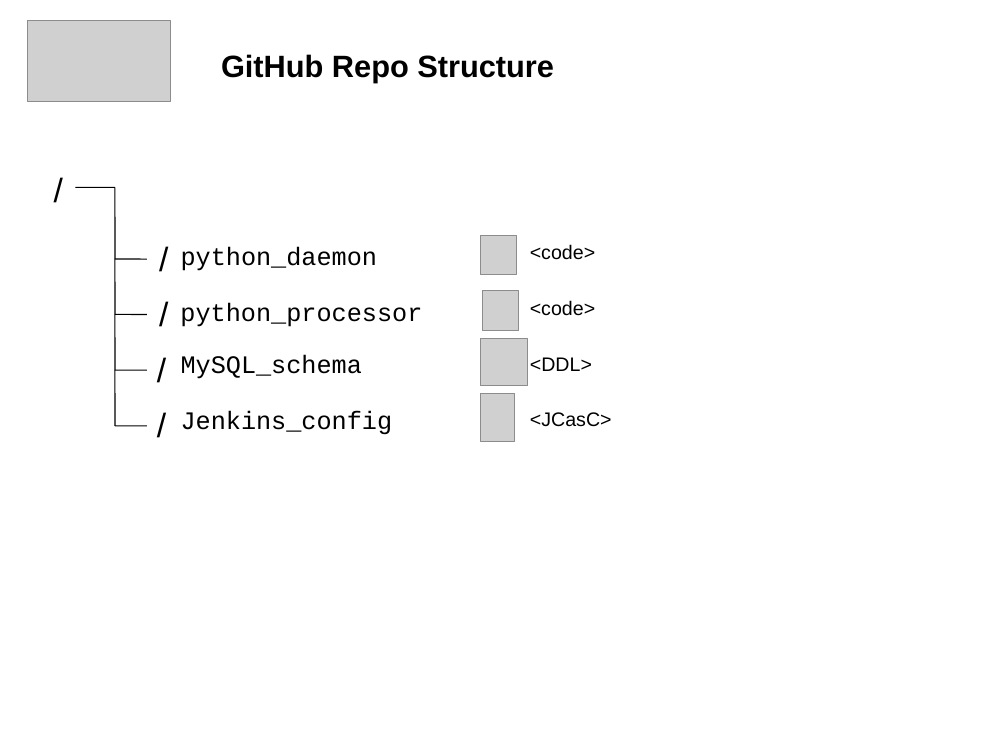
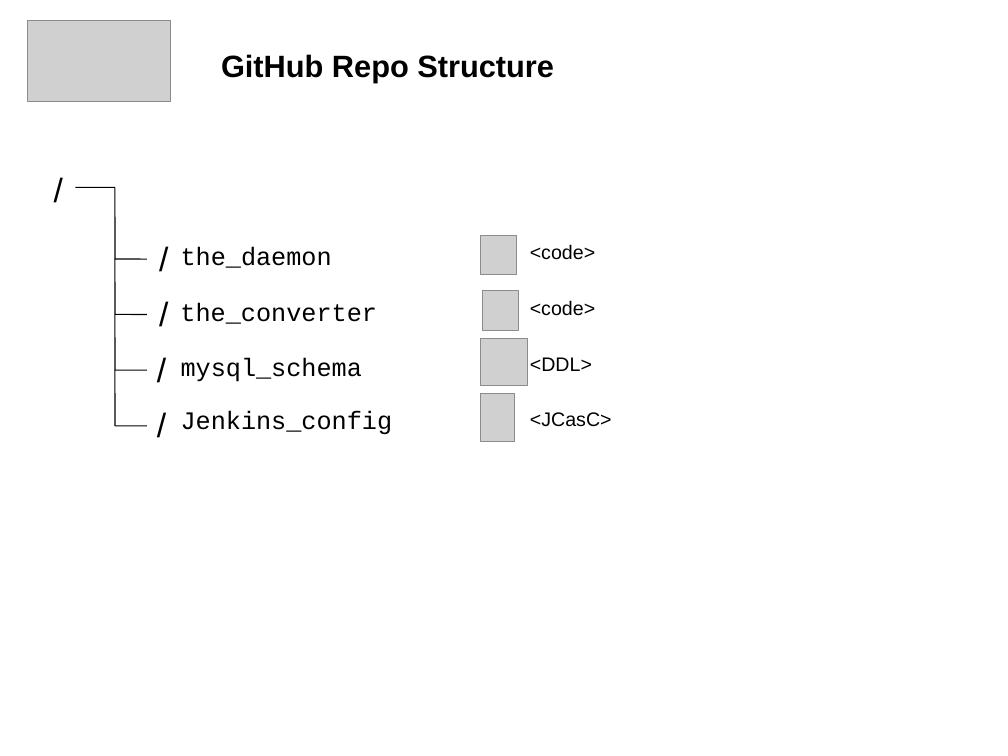
Before and after one commit to plibnik/Final_Project, a slide deck: slide 3 of FP_presentation.ppt. Drawn at 1008x756 pixels with LibreOffice and Linux fonts; fonts in the diff are those of the drawing; grey boxes stand for pictures. Boxes give left, top, right and bottom in pixels: in the first picture for what was removed or moved away, otherwise in the second. Text is boxed around its words. In the diff, an @@ line names an element or a change of style, - is before the commit and + after.

Commit message:
more sources, presentation fix
Another Python source stub (dummy) for the converter, SQL dump for loading into MySQL.

Presentation fixed (Fail branches removed, 3rd env removed)

```diff
--- a/FP_presentation.ppt
+++ b/FP_presentation.ppt
@@ text at (181, 247, 332, 268): text changed @@
-python_daemon
+the_daemon
@@ text at (180, 302, 377, 324): text changed @@
-python_processor
+the_converter
@@ text at (181, 358, 362, 382): text changed @@
-MySQL_schema
+mysql_schema
```
Also in this commit, not shown: 3 other slides changed, 2 other files.
